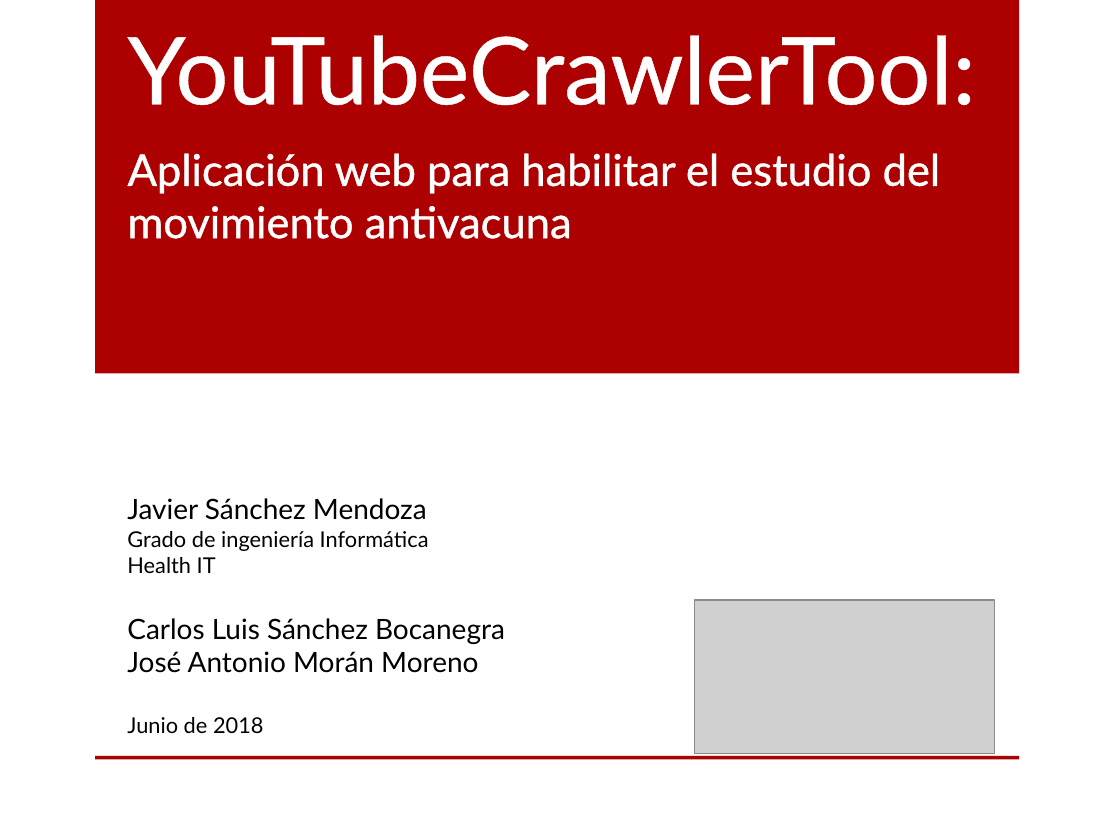
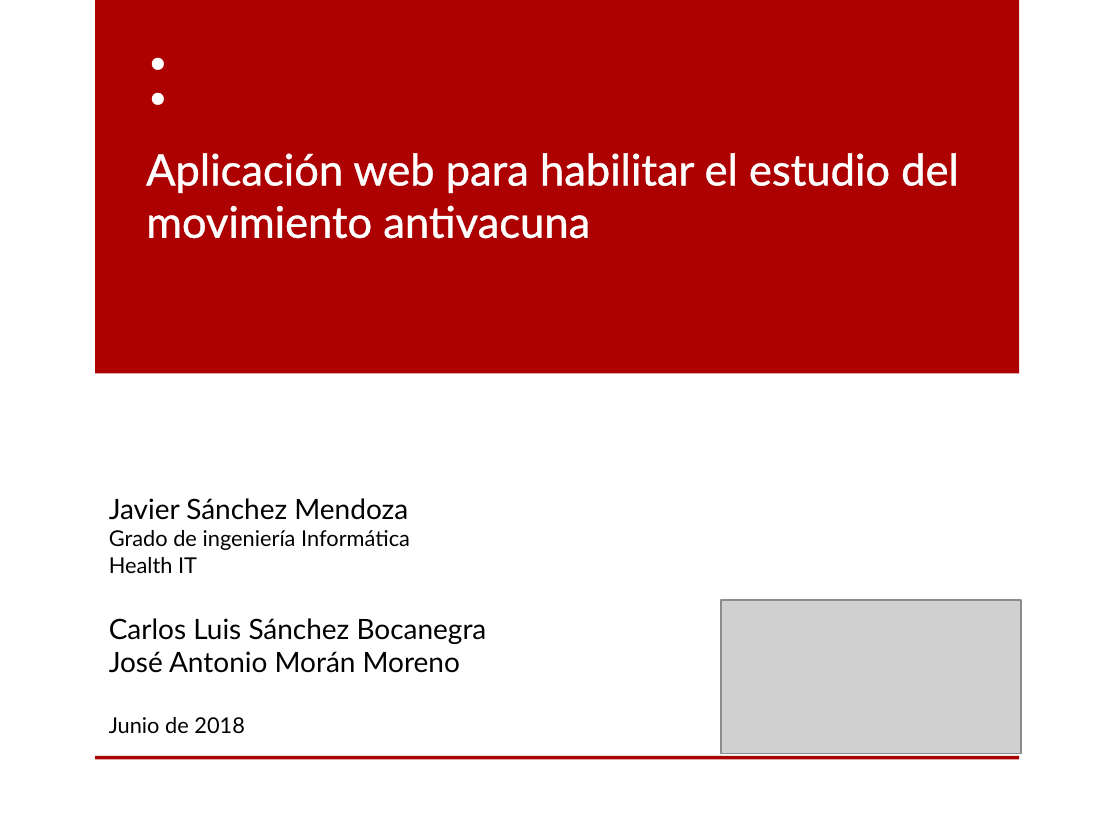
Before and after one commit to jsanchezmend/TFGAntivacunas, a slide deck: slide 1 of Presentacion/Presentation.pptx. Drawn at 1120x840 pixels with LibreOffice and Linux fonts; fonts in the diff are those of the drawing; grey boxes stand for pictures; background and template pictures are left out. Boxes give left, top, right and bottom in pixels: in the first picture for what was removed or moved away, otherwise in the second. Text is boxed around its words. In the diff, an @@ line names an element or a change of style, - is before the commit and + after.

Commit message:
Presentacion

```diff
--- a/Presentacion/Presentation.pptx
+++ b/Presentacion/Presentation.pptx
@@ title "YouTubeCrawlerTool:" rewrapped from box(128, 35, 976, 106) to box(134, 21, 983, 129) @@
@@ subtitle "Aplicación web para habilitar el ...": place and size @@
-subtitle "Aplicación web para habilitar el ..." at box(128, 153, 941, 239)
+subtitle "Aplicación web para habilitar el ..." at box(146, 153, 959, 239)
@@ text "Javier Sánchez Mendoza Grado de ...": place and size @@
-text "Javier Sánchez Mendoza Grado de ..." at box(127, 498, 505, 733)
+text "Javier Sánchez Mendoza Grado de ..." at box(109, 498, 487, 733)
@@ picture: place and size @@
-picture at box(694, 600, 995, 754)
+picture at box(721, 600, 1021, 754)
```
Also in this commit, not shown: 1 other slide changed, 12 slides added.
